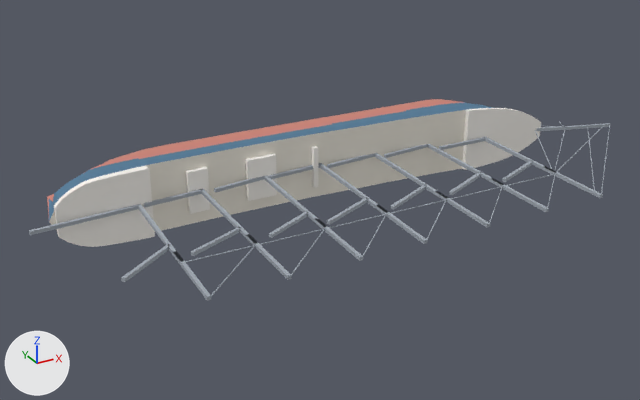
Renders of the glTF model models/thomas-w-lawson.glb from each side of a commit.
Before and after are seen from a 50 mm lens placed at (-1.48, -2.75, 1.2), pointed at (-0.1, -0.25, -0.05). The axes (+X, +Y, +Z) are drawn at lower left. The lights are the same throughout. The first picture is the older version. Vertices at exactly the same position are counted once.

Script lines for the objects in view, before the commit:
```python
me_thomas_w__lawson = bpy.data.meshes.new('Thomas W. Lawson')
me_thomas_w__lawson.from_pydata(...)  # 3465 vertices, 6552 faces; spans x -1.07..1.27, y -0.79..0.13, z -0.12..0.12
# faces by material slot: [1772, 3716, 96, 380, 588]
me_thomas_w__lawson.materials.append(mat_topsides)  # blue #507997
me_thomas_w__lawson.materials.append(mat_bottom)  # pink #cd8476
me_thomas_w__lawson.materials.append(mat_deck)  # white #ede8dd
me_thomas_w__lawson.materials.append(mat_house)  # white #f8f5ef
me_thomas_w__lawson.materials.append(mat_rig)  # grey #a0a8b1
ob_thomas_w__lawson = bpy.data.objects.new('Thomas W. Lawson', me_thomas_w__lawson)
ob_thomas_w__lawson.location = (0.0, 0.0, 0.0)
```
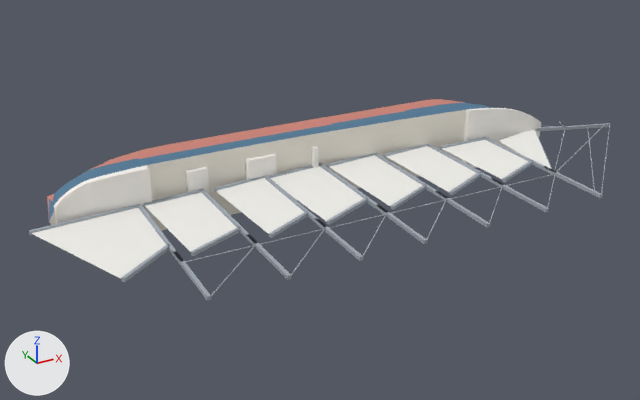
Commit message: fix(models): traced sailboats set their sails

Boxes (x1, y1, x2, y2) around the edits, measured in the pictures (640 x 400 px):
part 1 of me_thomas_w__lawson, added: after (31, 130, 551, 279)

Patch to the scene script:
```diff
--- a/models/thomas-w-lawson.glb.py
+++ b/models/thomas-w-lawson.glb.py
@@ mat_sails @@
+mat_sails = principled_material('sails')
+mat_sails.base_color = (0.9, 0.89, 0.85)  # white #f3f2ed
+mat_sails.roughness = 0.8
@@ me_thomas_w__lawson @@
 # used by ob_thomas_w__lawson; location = (0.0, 0.0, 0.0)
 # verts and faces of me_thomas_w__lawson; kept vertices keep their numbers, new ones are numbered from 3465
-me_thomas_w__lawson.from_pydata(...)  # 3465 vertices, 6552 faces; spans x -1.07..1.27, y -0.79..0.13, z -0.12..0.12
+me_thomas_w__lawson.from_pydata(...)  # 3496 vertices, 6567 faces; spans x -1.07..1.27, y -0.79..0.13, z -0.12..0.12
+# me_thomas_w__lawson part 1
+verts[3465] = (0.22, -0.43, 0.0)
+verts[3466] = (-0.02, -0.43, 0.0)
+verts[3467] = (-0.25, -0.43, 0.0)
+for new, old in zip([3468, 3469, 3470], [3465, 3466, 3467]): verts[new] = verts[old] + (0.01, 0.35, 0.0)
+verts[3471] = (0.25, -0.11, 0.0)  # pixel (384, 156)
+verts[3472] = (-0.44, -0.11, 0.0)  # pixel (214, 190)
+verts[3473] = (-0.69, -0.11, 0.0)  # pixel (144, 205)
+for new, old in zip([3474, 3475, 3476], [3471, 3472, 3473]): verts[new] = verts[old] + (0.01, -0.41, 0.0)
+verts[3477] = (0.71, -0.14, 0.0)  # pixel (485, 138)
+verts[3478] = (0.49, -0.14, 0.0)  # pixel (440, 148)
+verts[3479] = (0.49, -0.52, 0.0)  # pixel (503, 180)
+verts[3480] = (0.7, -0.43, 0.0)
+verts[3481] = (0.46, -0.09, 0.0)
+verts[3482] = (0.46, -0.43, 0.0)  # pixel (480, 173)
+verts[3483] = (0.01, -0.1, 0.0)  # pixel (327, 166)
+verts[3484] = (0.02, -0.53, 0.0)  # pixel (392, 207)
+verts[3485] = (-0.23, -0.1, 0.0)
+verts[3486] = (-0.23, -0.53, 0.0)  # pixel (328, 222)
+verts[3487] = (-0.48, -0.1, 0.0)
+verts[3488] = (-0.49, -0.43, 0.0)  # pixel (240, 228)
+verts[3489] = (-0.71, -0.11, 0.0)
+verts[3490] = (-1.07, -0.14, 0.0)  # pixel (29, 232)
+verts[3491] = (-0.91, -0.58, 0.0)  # pixel (123, 279)
+verts[3492] = (-0.72, -0.44, 0.0)
+verts[3493] = (0.69, -0.55, 0.0)  # pixel (553, 172)
+verts[3494] = (0.96, -0.14, 0.0)
+verts[3495] = (0.73, -0.19, 0.0)  # pixel (497, 141)
+faces += [(3477, 3478, 3479), (3477, 3479, 3480), (3471, 3474, 3481), (3474, 3482, 3481), (3468, 3483, 3484), (3465, 3468, 3484)]  # mat_sails (white #f3f2ed)
+faces += [(3469, 3485, 3486), (3466, 3469, 3486), (3470, 3472, 3475), (3467, 3470, 3475), (3473, 3476, 3487), (3476, 3488, 3487)]  # mat_sails (white #f3f2ed)
+faces += [(3489, 3490, 3491), (3489, 3491, 3492), (3493, 3494, 3495)]  # mat_sails (white #f3f2ed)
 me_thomas_w__lawson.materials.append(mat_topsides)
@@ me_thomas_w__lawson @@
 me_thomas_w__lawson.materials.append(mat_rig)
+me_thomas_w__lawson.materials.append(mat_sails)  # white #f3f2ed
```
